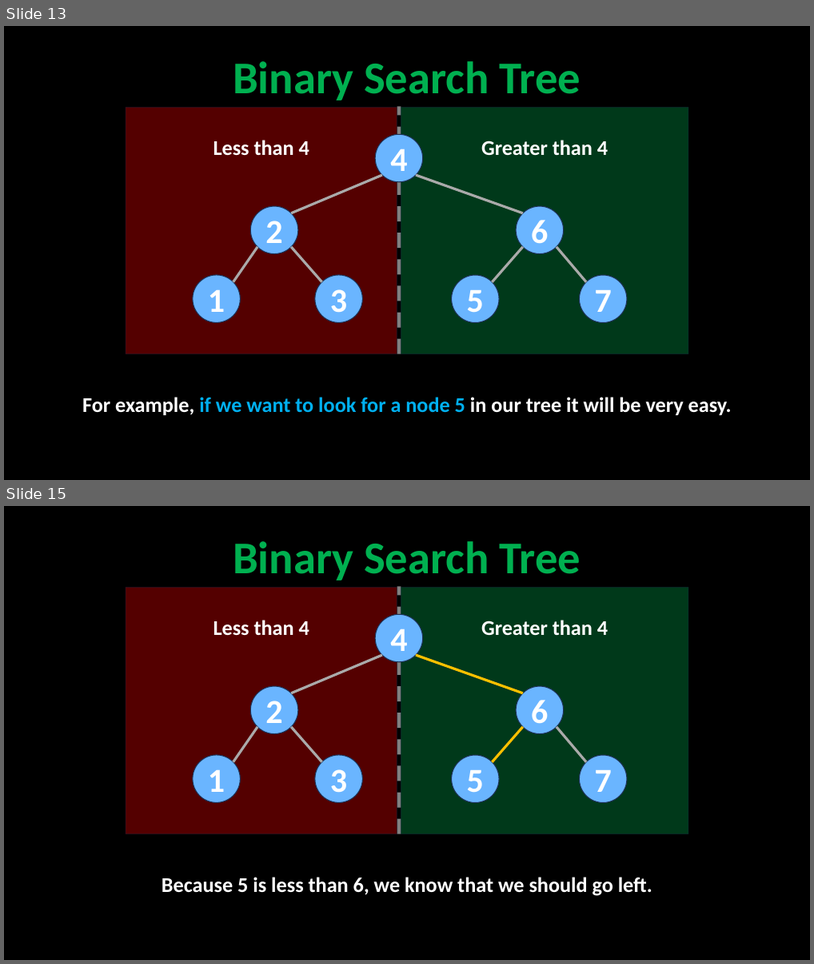
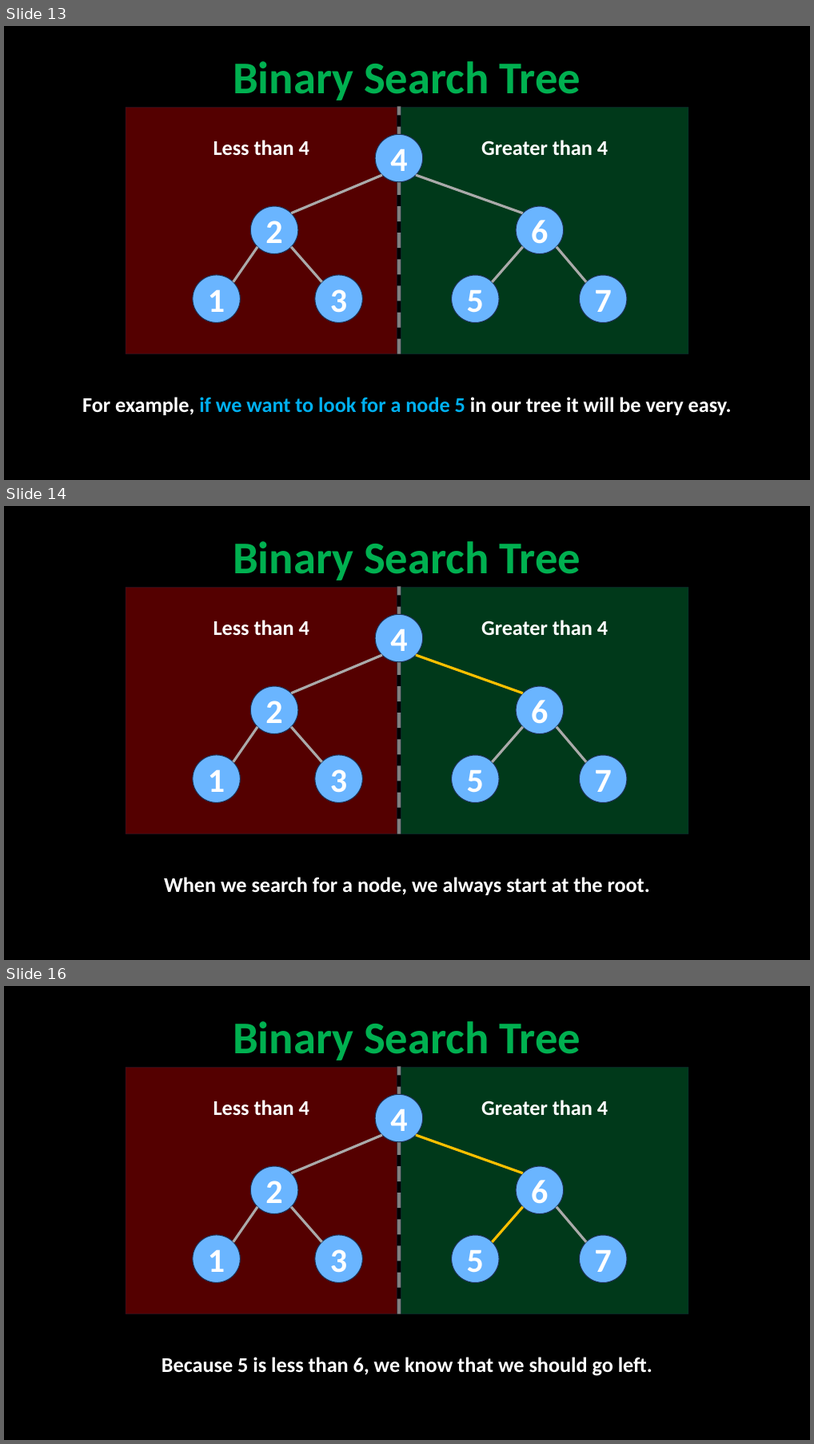
Before and after one commit to robitussin/CCS0015, a slide deck: tree/Binary Tree.pptx. Shown one above the other, each under a label of ours: slides 13 and 15 before the commit, slides 13, 14 and 16 after it; the slides between them are not shown. The pictures are 814x964 and 814x1444 pixels, drawn with LibreOffice and Linux fonts; fonts in the diff are those of the drawing. Boxes give left, top, right and bottom in pixels: in the first picture for what was removed or moved away, otherwise in the second. Text is boxed around its words. In the diff, an @@ line names an element or a change of style, - is before the commit and + after.

```diff
--- a/tree/Binary Tree.pptx
+++ b/tree/Binary Tree.pptx
@@ slide 14 added at bbox=[4, 506, 810, 960], background #000000 @@
@@ title added at bbox=[233, 541, 582, 580], 54 pt, text #00B050, bold @@
+Binary Search Tree
@@ rectangle added at bbox=[126, 587, 398, 834], fill #FF0000 at 33% opacity, outline #1E3256 1 pt @@
@@ line added from (399, 834) to (399, 587), #FFFFFF 4.5 pt dashed @@
@@ rectangle added at bbox=[402, 587, 689, 834], fill #00B050 at 33% opacity, outline #1E3256 1 pt @@
@@ text added at bbox=[214, 620, 310, 636], 25 pt, text #FFFFFF, bold @@
+Less than 4
@@ ellipse added at bbox=[375, 614, 423, 662], fill #6AB5FF, outline #1E3256 1 pt, 40 pt, text #FFFFFF, bold @@
+4
@@ text added at bbox=[482, 620, 608, 636], 25 pt, text #FFFFFF, bold @@
+Greater than 4
@@ line added from (291, 693) to (382, 655), #AAAAAA 3 pt @@
@@ line added from (523, 693) to (416, 655), #FFC000 3 pt @@
@@ ellipse added at bbox=[251, 686, 298, 734], fill #6AB5FF, outline #1E3256 1 pt, 40 pt, text #FFFFFF, bold @@
+2
@@ ellipse added at bbox=[516, 686, 564, 734], fill #6AB5FF, outline #1E3256 1 pt, 40 pt, text #FFFFFF, bold @@
+6
@@ line added from (234, 762) to (258, 727), #AAAAAA 3 pt @@
@@ line added from (322, 762) to (291, 727), #AAAAAA 3 pt @@
@@ line added from (492, 762) to (523, 727), #AAAAAA 3 pt @@
@@ line added from (586, 762) to (557, 727), #AAAAAA 3 pt @@
@@ ellipse added at bbox=[193, 755, 241, 803], fill #6AB5FF, outline #1E3256 1 pt, 40 pt, text #FFFFFF, bold @@
+1
@@ ellipse added at bbox=[315, 755, 362, 803], fill #6AB5FF, outline #1E3256 1 pt, 40 pt, text #FFFFFF, bold @@
+3
@@ ellipse added at bbox=[452, 755, 499, 803], fill #6AB5FF, outline #1E3256 1 pt, 40 pt, text #FFFFFF, bold @@
+5
@@ ellipse added at bbox=[580, 755, 628, 803], fill #6AB5FF, outline #1E3256 1 pt, 40 pt, text #FFFFFF, bold @@
+7
@@ text added at bbox=[164, 876, 650, 895], 25 pt, text #FFFFFF, bold @@
+When we search for a node, we always start at the root.
@@ what was slide 15 is now slide 16 @@
```
Also in this commit, not shown: 1 slide changed.
